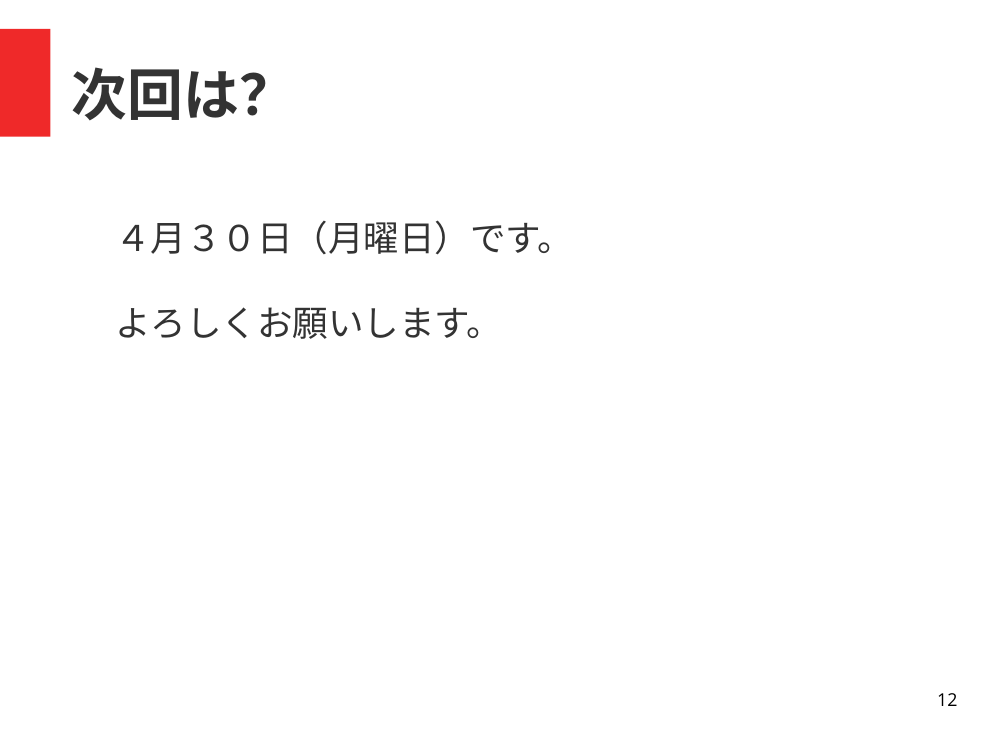
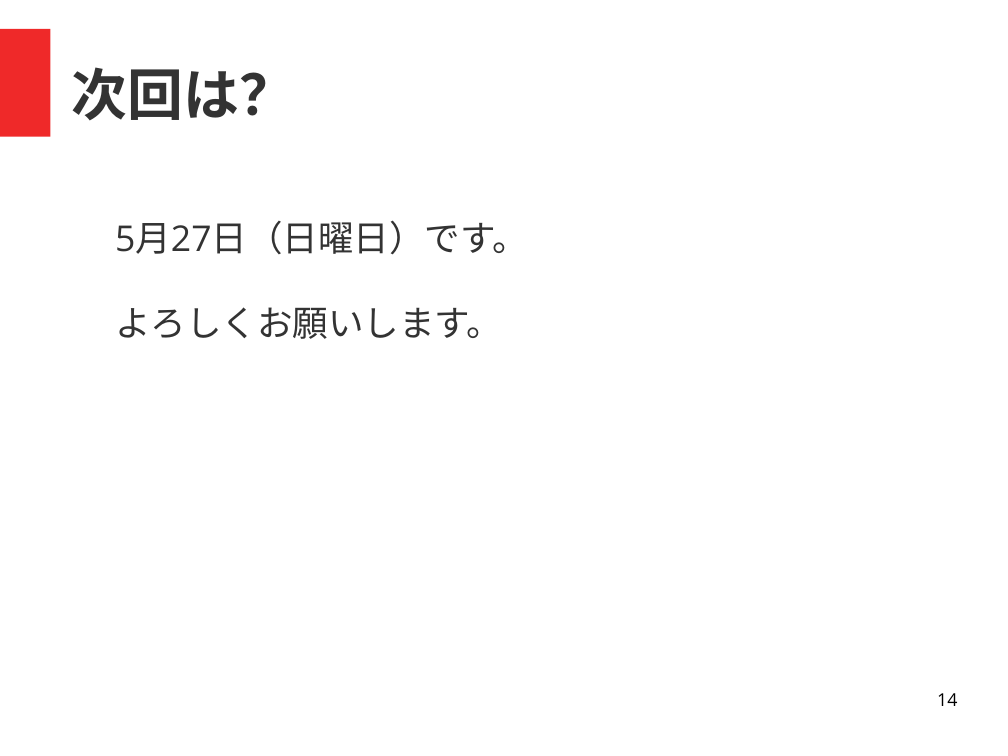
Before and after one commit to coderdojo-nada/resource, a slide deck: slide 14 of guide/coderdojo-nada紹介.odp (slide 12 before the commit). Drawn at 1008x756 pixels with LibreOffice and Linux fonts; fonts in the diff are those of the drawing. Boxes give left, top, right and bottom in pixels: in the first picture for what was removed or moved away, otherwise in the second. Text is boxed around its words. In the diff, an @@ line names an element or a change of style, - is before the commit and + after.

```diff
--- a/guide/coderdojo-nada紹介.odp
+++ b/guide/coderdojo-nada紹介.odp
@@ text at (x1=115, y1=220, x2=527, y2=339): text changed @@
-４月３０日（月曜日）です。
-よろしくお願いします。
+5月27日（日曜日）です。
+よろしくお願いします。
@@ page number at (x1=937, y1=693, x2=957, y2=706): text changed @@
-12
+14
```
Also in this commit, not shown: 3 other slides changed, 3 slides added.
